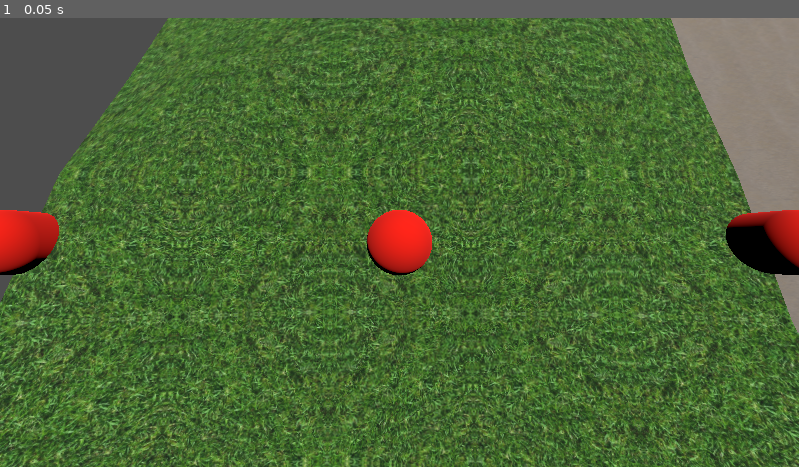
Above: before the commit, frame 1.
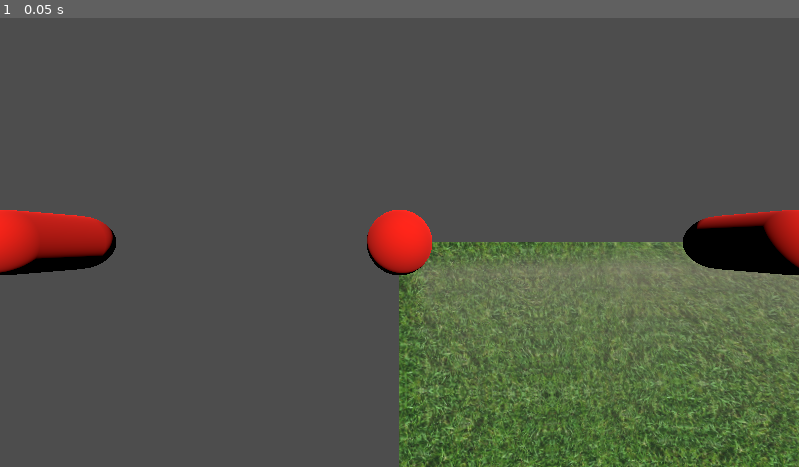
Above: after the commit, the same moment.

Repository: pliniopvv/godot401-kingoflands
Game: Godot game, scene res://main.tscn
Same seed, same stepped clock (60 frames per second), same inputs: the game is played once before the commit and once after it.
Inputs:
- Up to frame 1 (0.05 s): no input

The runs differ from the first frame. In frame 1, 83% of the frame differs, in the area x 0-100%, y 0-100%.

Commit message:
biomas (grama, deserto) ok

Diff:
--- /dev/null
+++ b/_teste.tscn
@@ -0,0 +1,86 @@
+[gd_scene load_steps=12 format=3 uid="uid://dqu5ec53fe4bx"]
+
+[sub_resource type="PlaneMesh" id="PlaneMesh_kwkh3"]
+size = Vector2(10, 10)
+subdivide_width = 5
+subdivide_depth = 5
+
+[sub_resource type="FastNoiseLite" id="FastNoiseLite_7aa44"]
+frequency = 0.001
+
+[sub_resource type="NoiseTexture2D" id="NoiseTexture2D_r73fh"]
+width = 100
+height = 100
+normalize = false
+noise = SubResource("FastNoiseLite_7aa44")
+
+[sub_resource type="StandardMaterial3D" id="StandardMaterial3D_og472"]
+albedo_texture = SubResource("NoiseTexture2D_r73fh")
+
+[sub_resource type="FastNoiseLite" id="FastNoiseLite_bykjj"]
+frequency = 0.001
+offset = Vector3(0, 100, 0)
+
+[sub_resource type="NoiseTexture2D" id="NoiseTexture2D_ltkba"]
+width = 100
+height = 100
+normalize = false
+noise = SubResource("FastNoiseLite_bykjj")
+
+[sub_resource type="StandardMaterial3D" id="StandardMaterial3D_usmo8"]
+albedo_texture = SubResource("NoiseTexture2D_ltkba")
+uv1_world_triplanar = true
+uv2_world_triplanar = true
+
+[sub_resource type="PlaneMesh" id="PlaneMesh_p81jn"]
+size = Vector2(10, 10)
+subdivide_width = 5
+subdivide_depth = 5
+
+[sub_resource type="FastNoiseLite" id="FastNoiseLite_opomr"]
+frequency = 0.001
+offset = Vector3(0, 200, 0)
+
+[sub_resource type="NoiseTexture2D" id="NoiseTexture2D_huy0p"]
+width = 100
+height = 100
+normalize = false
+noise = SubResource("FastNoiseLite_opomr")
+
+[sub_resource type="StandardMaterial3D" id="StandardMaterial3D_cqej4"]
+albedo_texture = SubResource("NoiseTexture2D_huy0p")
+
+[node name="Node3D" type="Node3D"]
+
+[node name="DirectionalLight3D" type="DirectionalLight3D" parent="."]
+transform = Transform3D(-0.866023, -0.433016, 0.250001, 0, 0.499998, 0.866027, -0.500003, 0.749999, -0.43301, 0, 4, -5)
+shadow_enabled = true
+
+[node name="MeshInstance3D" type="MeshInstance3D" parent="."]
+mesh = SubResource("PlaneMesh_kwkh3")
+surface_material_override/0 = SubResource("StandardMaterial3D_og472")
+
+[node name="MeshInstance3D" type="MeshInstance3D" parent="MeshInstance3D"]
+transform = Transform3D(1, 0, 0, 0, 1, 0, 0, 0, 1, 0, 0, 30)
+mesh = SubResource("PlaneMesh_kwkh3")
+surface_material_override/0 = SubResource("StandardMaterial3D_og472")
+
+[node name="MeshInstance3D2" type="MeshInstance3D" parent="MeshInstance3D"]
+transform = Transform3D(1, 0, 0, 0, 1, 0, 0, 0, 1, 0, 0, 40)
+mesh = SubResource("PlaneMesh_kwkh3")
+surface_material_override/0 = SubResource("StandardMaterial3D_usmo8")
+
+[node name="MeshInstance3D3" type="MeshInstance3D" parent="MeshInstance3D"]
+transform = Transform3D(1, 0, 0, 0, 1, 0, 0, 0, 1, 0, 0, 50)
+mesh = SubResource("PlaneMesh_p81jn")
+surface_material_override/0 = SubResource("StandardMaterial3D_cqej4")
+
+[node name="MeshInstance3D2" type="MeshInstance3D" parent="."]
+transform = Transform3D(1, 0, 0, 0, 1, 0, 0, 0, 1, 0, 0, 10)
+mesh = SubResource("PlaneMesh_kwkh3")
+surface_material_override/0 = SubResource("StandardMaterial3D_usmo8")
+
+[node name="MeshInstance3D3" type="MeshInstance3D" parent="."]
+transform = Transform3D(1, 0, 0, 0, 1, 0, 0, 0, 1, 0, 0, 20)
+mesh = SubResource("PlaneMesh_p81jn")
+surface_material_override/0 = SubResource("StandardMaterial3D_cqej4")
--- /dev/null
+++ b/autoloads/humidade.gd
@@ -0,0 +1,30 @@
+extends Node
+
+
+# Called when the node enters the scene tree for the first time.
+func _ready():
+	pass # Replace with function body.
+
+
+# Called every frame. 'delta' is the elapsed time since the previous frame.
+func _process(delta):
+	pass
+
+var noise: FastNoiseLite
+
+func get_noise():
+	if noise == null:
+		noise = FastNoiseLite.new()
+		noise.frequency = 0.01
+		noise.fractal_octaves = 8
+		noise.fractal_gain = 0.2
+		noise.noise_type = FastNoiseLite.TYPE_SIMPLEX_SMOOTH
+	return noise
+
+func get_noiseTexture(xoff:float,yoff:float):
+	var nt = NoiseTexture2D.new()
+	var fn = get_noise()
+	fn.offset = Vector3(xoff,0.0,yoff)
+	nt.noise = fn
+	nt.normalize = false
+	return nt
--- a/main.tscn
+++ b/main.tscn
@@ -1,6 +1,8 @@
-[gd_scene load_steps=4 format=3 uid="uid://cxdh8lsqf0iil"]
+[gd_scene load_steps=6 format=3 uid="uid://cxdh8lsqf0iil"]
 
 [ext_resource type="Script" path="res://main/terrain.gd" id="1_slsdw"]
+[ext_resource type="Texture2D" uid="uid://7w08myerjfrf" path="res://assets/texture/grass.jpg" id="2_omrht"]
+[ext_resource type="Texture2D" uid="uid://dv01afi4q4dsc" path="res://assets/texture/sand.jpg" id="3_er2um"]
 
 [sub_resource type="StandardMaterial3D" id="StandardMaterial3D_aqqac"]
 albedo_color = Color(1, 0.101961, 0, 1)
@@ -16,7 +18,8 @@
 [node name="terrain" type="Node3D" parent="."]
 script = ExtResource("1_slsdw")
 qtd_chunks = 2
-altura_chunks = 50
+grama = ExtResource("2_omrht")
+deserto = ExtResource("3_er2um")
 
 [node name="camera" type="Camera3D" parent="."]
 transform = Transform3D(1, 0, 0, 0, -4.37114e-08, 1, 0, -1, -4.37114e-08, 0, 4.98062, 0)
--- a/main/terrain.gd
+++ b/main/terrain.gd
@@ -3,15 +3,15 @@
 
 @export_category("Configurações gerais")
 @export var qtd_chunks = 1
+@export var grama: Texture2D
+@export var deserto: Texture2D
 @export_category("Cfg das chunks individuais")
 @export var size_chunks = Vector2(12,12)
 @export var altura_chunks = 5
+@export var lod_chunks = 5
 
 var map = {}
 @onready var chunk = preload("res://nodes/terrain/chunk.tscn")
-
-@onready var grama: Texture2D = preload("res://assets/texture/grass.jpg")
-@onready var deserto: Texture2D = preload("res://assets/texture/sand.jpg")
 
 var flip_flop = true
 
@@ -23,23 +23,18 @@
 var noise: FastNoiseLite
 func generate_chunks(surfacetool: SurfaceTool):
 	var noise = FastNoiseLite.new()
-	noise.frequency = 0.007
+	noise.frequency = 0.07
 	noise.noise_type = FastNoiseLite.TYPE_PERLIN
 
 	for x in range(qtd_chunks*2-1):
 		for z in range(qtd_chunks*2-1):
 			surfacetool.begin(Mesh.PRIMITIVE_TRIANGLES)
 			if not map.has(Vector2(x,z)):
-				if (flip_flop):
-					set_mat(surfacetool,grama)
-					flip_flop = false
-				else:
-					set_mat(surfacetool,deserto)
-					flip_flop = true
 
 				var c = chunk.instantiate()
 				c.size = size_chunks
 				c.altura = altura_chunks
+				c.lod = lod_chunks
 				var posChunk = Vector2(x, z)
 				c.generate_terrain(noise, surfacetool, posChunk)
 				map[posChunk] = c
@@ -47,8 +42,3 @@
 
 func _process(delta):
 	pass
-
-func set_mat(st:SurfaceTool, texture:Texture2D):
-		var mat = StandardMaterial3D.new()
-		mat.albedo_texture = texture
-		st.set_material(mat)
--- a/nodes/terrain/chunk.gd
+++ b/nodes/terrain/chunk.gd
@@ -3,8 +3,9 @@
 class_name GenericChunk
 
 @export_category("Configurações iniciais")
+@export var grama: Texture2D
+@export var deserto: Texture2D
 @export var size = Vector2(12,12)
-@export var texture : Texture2D
 @export var lod = 5
 @export var altura = 5.0
 
@@ -13,7 +14,6 @@
 var uvx = 0
 var uvz = 0
 
-var noise = FastNoiseLite.new()
 
 func _ready():
 	pass
@@ -25,7 +25,8 @@
 		for _x in range(lod+1):
 			var bLod = Vector2(size.x/lod, size.y/lod)
 			var bLodPos = Vector2(_x*bLod.x, _z*bLod.y)
-			var pontoNaMesh = Vector2(pos.x*size.x+(bLodPos.x-center_terrain.x), pos.y*size.y+(bLodPos.y-center_terrain.y))
+#			var pontoNaMesh = Vector2(pos.x*size.x+(bLodPos.x-center_terrain.x), pos.y*size.y+(bLodPos.y-center_terrain.y))
+			var pontoNaMesh = Vector2(pos.x*size.x+(bLodPos.x), pos.y*size.y+(bLodPos.y))
 			var y = noise.get_noise_2d(pontoNaMesh.x, pontoNaMesh.y) * altura
 
 			if uvx == 0: uvx = 1
@@ -49,7 +50,23 @@
 		vert+=1
 
 	st.generate_normals()
+
+	var nt = NoiseTexture2D.new()
+	var fn = KHumidade.get_noise()
+	nt.noise = fn
+	nt.normalize = false
+
 	mesh = st.commit()
+
+	var sm = ShaderMaterial.new()
+	sm.shader = preload("res://nodes/terrain/chunk.gdshader")
+	sm.set_shader_parameter("teste", 1.0)
+	sm.set_shader_parameter("grama", grama)
+	sm.set_shader_parameter("deserto", deserto)
+	sm.set_shader_parameter("humidade", nt)
+	st.set_material(sm)
+	mesh.surface_set_material(0, sm)
+
 	st.clear()
 
 @export var update: bool = false
--- a/nodes/terrain/chunk.gdshader
+++ b/nodes/terrain/chunk.gdshader
@@ -1,17 +1,41 @@
 shader_type spatial;
 
-uniform sampler2D textura;
-uniform sampler2D noise;
+uniform vec2 size = vec2(512);
+uniform float teste;
+
+uniform sampler2D grama;
+uniform sampler2D deserto;
+uniform sampler2D rocha;
+
+uniform sampler2D humidade;
+uniform sampler2D temperatura;
+
 varying float vertex_x;
-varying float vertex_y;
+varying float vertex_z;
 
 void vertex() {
 	vertex_x = VERTEX.x;
-	vertex_y = VERTEX.y;
+	vertex_z = VERTEX.z;
 }
 
 void fragment() {
-	vec3 rgbTex = texture(textura, UV).rgb;
-	vec3 cor = vec3(sin(vertex_x),cos(vertex_y),0.0);
+	float hum = texture(humidade, vec2(vertex_x, vertex_z)/size).r;
+
+//	float select_texture = step(0.5, hum);
+	vec3 corGrama = texture(grama, UV).rgb;
+	vec3 corDeserto = texture(deserto, UV).rgb;
+
+
+	vec3 cor = texture(grama, UV).rgb;
+	if (hum < 0.45) {
+		cor = corDeserto;
+	} else if ((0.45 <= hum) && (hum <= 0.55)) {
+		cor = mix(corDeserto, corGrama, smoothstep(0.45,0.55,hum));
+	} else if (hum > 0.55) {
+		cor = corGrama;
+	}
+
+//	cor = texture(humidade, vec2(vertex_x, vertex_z)/size).rgb;
 	ALBEDO = cor;
+//	ALBEDO = vec3(teste,teste,teste);
 }
--- a/nodes/terrain/chunk.tscn
+++ b/nodes/terrain/chunk.tscn
@@ -1,6 +1,8 @@
-[gd_scene load_steps=3 format=3 uid="uid://cagjrvm2a2615"]
+[gd_scene load_steps=5 format=3 uid="uid://cagjrvm2a2615"]
 
 [ext_resource type="Script" path="res://nodes/terrain/chunk.gd" id="2_105c1"]
+[ext_resource type="Texture2D" uid="uid://7w08myerjfrf" path="res://assets/texture/grass.jpg" id="2_k5pjj"]
+[ext_resource type="Texture2D" uid="uid://dv01afi4q4dsc" path="res://assets/texture/sand.jpg" id="3_346g0"]
 
 [sub_resource type="ArrayMesh" id="ArrayMesh_tx8v7"]
 _surfaces = [{
@@ -13,7 +15,10 @@
 "vertex_count": 36,
 "vertex_data": PackedByteArray(0, 0, 192, 192, 65, 48, 138, 190, 0, 0, 192, 192, 51, 119, 62, 253, 102, 102, 102, 192,  …(2556 unchanged characters)…
 }]
+blend_shape_mode = 0
 
 [node name="chunk" type="MeshInstance3D"]
 mesh = SubResource("ArrayMesh_tx8v7")
 script = ExtResource("2_105c1")
+grama = ExtResource("2_k5pjj")
+deserto = ExtResource("3_346g0")
--- a/project.godot
+++ b/project.godot
@@ -15,6 +15,10 @@
 config/features=PackedStringArray("4.0", "GL Compatibility")
 config/icon="res://icon.svg"
 
+[autoload]
+
+KHumidade="*res://autoloads/humidade.gd"
+
 [rendering]
 
 renderer/rendering_method="gl_compatibility"
Not shown, added: assets/texture/pantano.jpg.import
Binary file added: assets/texture/terra_vermelha.jpg
Not shown, added: assets/texture/terra_vermelha.jpg.import
Not shown, changed: README.md
Not shown, added: assets/texture/pantano.jpg
